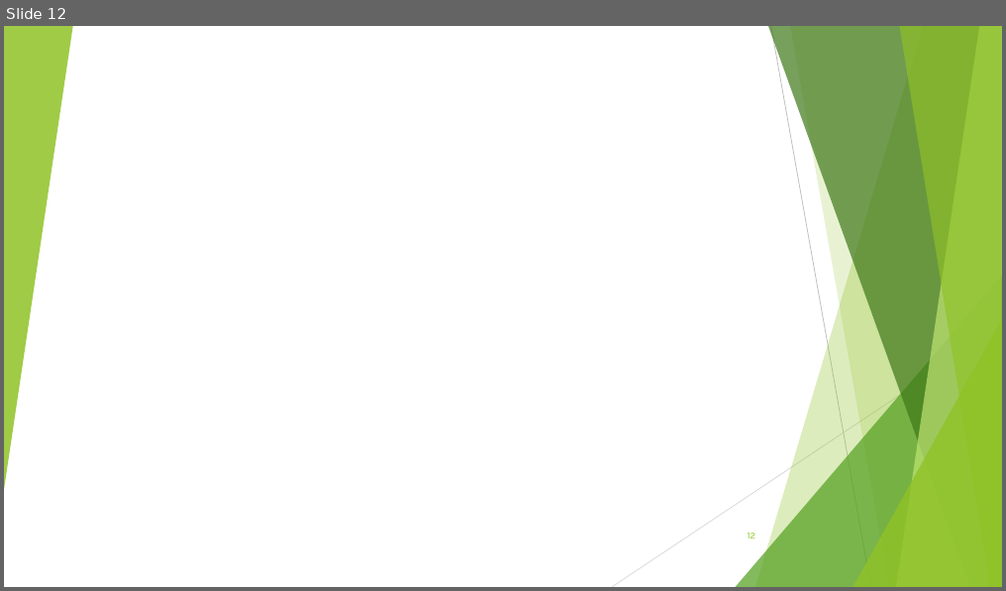
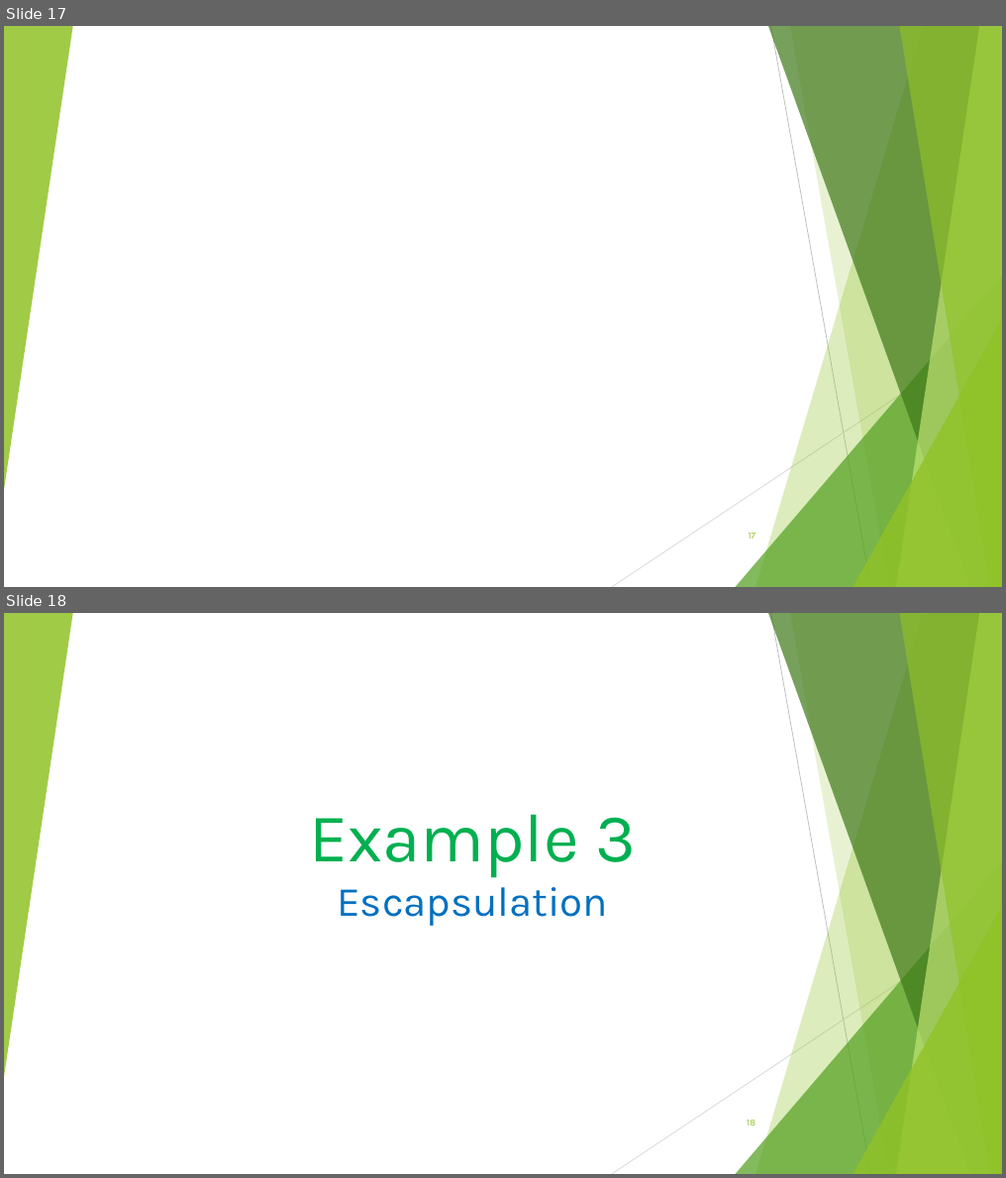
Before and after one commit to mohammadbtc100/courses, a slide deck: C#/C#.NET.pptx. Shown one above the other, each under a label of ours: slide 12 before the commit, slides 17 and 18 after it. The pictures are 1006x591 and 1006x1178 pixels, drawn with LibreOffice and Linux fonts; fonts in the diff are those of the drawing. Boxes give left, top, right and bottom in pixels: in the first picture for what was removed or moved away, otherwise in the second. Text is boxed around its words. In the diff, an @@ line names an element or a change of style, - is before the commit and + after.

```diff
--- a/C#/C#.NET.pptx
+++ b/C#/C#.NET.pptx
@@ slide 18 added at box(4, 613, 1002, 1174), background #FFFFFF; not listed: 10 template elements that a slide beside it also shows @@
@@ text added at box(309, 814, 636, 926), 40 pt, text #0070C0 @@
+Example 3
+Escapsulation
@@ page number added at box(746, 1120, 755, 1126), 9 pt, text #90C226 @@
+18
@@ what was slide 12 is now slide 17 @@
@@ page number at box(748, 533, 756, 539): text changed @@
-12
+17
```
Also in this commit, not shown: 12 other slides added, 1 slide removed, 1 other file.
